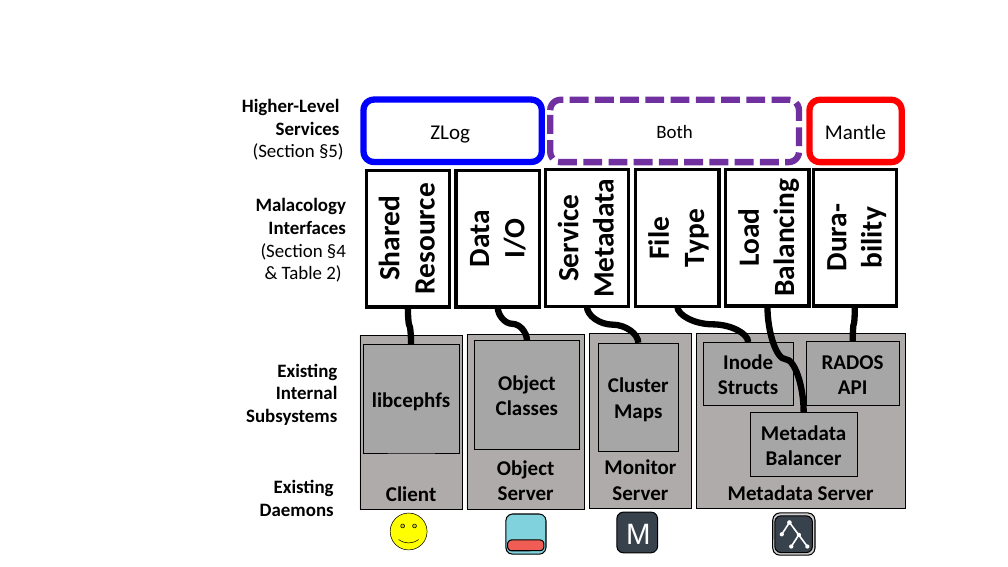
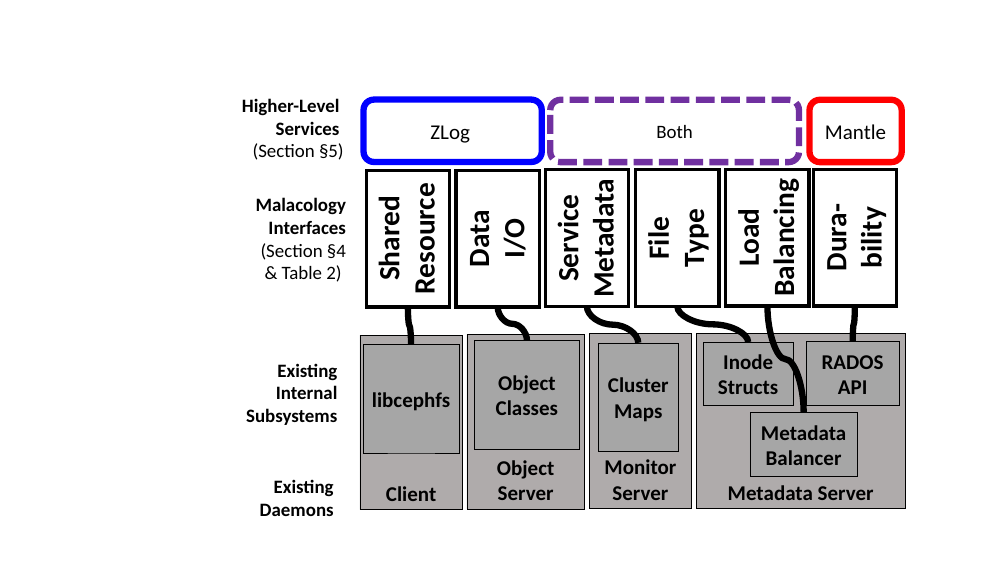
Before and after one commit to michaelsevilla/malacology-popper, a slide deck: slide 6 of paper/figures/figures.pptx. Drawn at 1008x567 pixels with LibreOffice and Linux fonts; fonts in the diff are those of the drawing. Boxes give left, top, right and bottom in pixels: in the first picture for what was removed or moved away, otherwise in the second. Text is boxed around its words. In the diff, an @@ line names an element or a change of style, - is before the commit and + after.

```diff
--- a/paper/figures/figures.pptx
+++ b/paper/figures/figures.pptx
@@ smiley face removed at <box>390,513,427,551</box> @@
@@ rounded rectangle removed at <box>506,514,546,554</box> @@
@@ rounded rectangle removed at <box>617,512,658,553</box> @@
-M
@@ group removed at <box>773,513,815,556</box>: 3 double arrows, 2 rounded rectangles @@
@@ rounded rectangle removed at <box>507,540,544,551</box> @@
```
Also in this commit, not shown: 7 other files.
